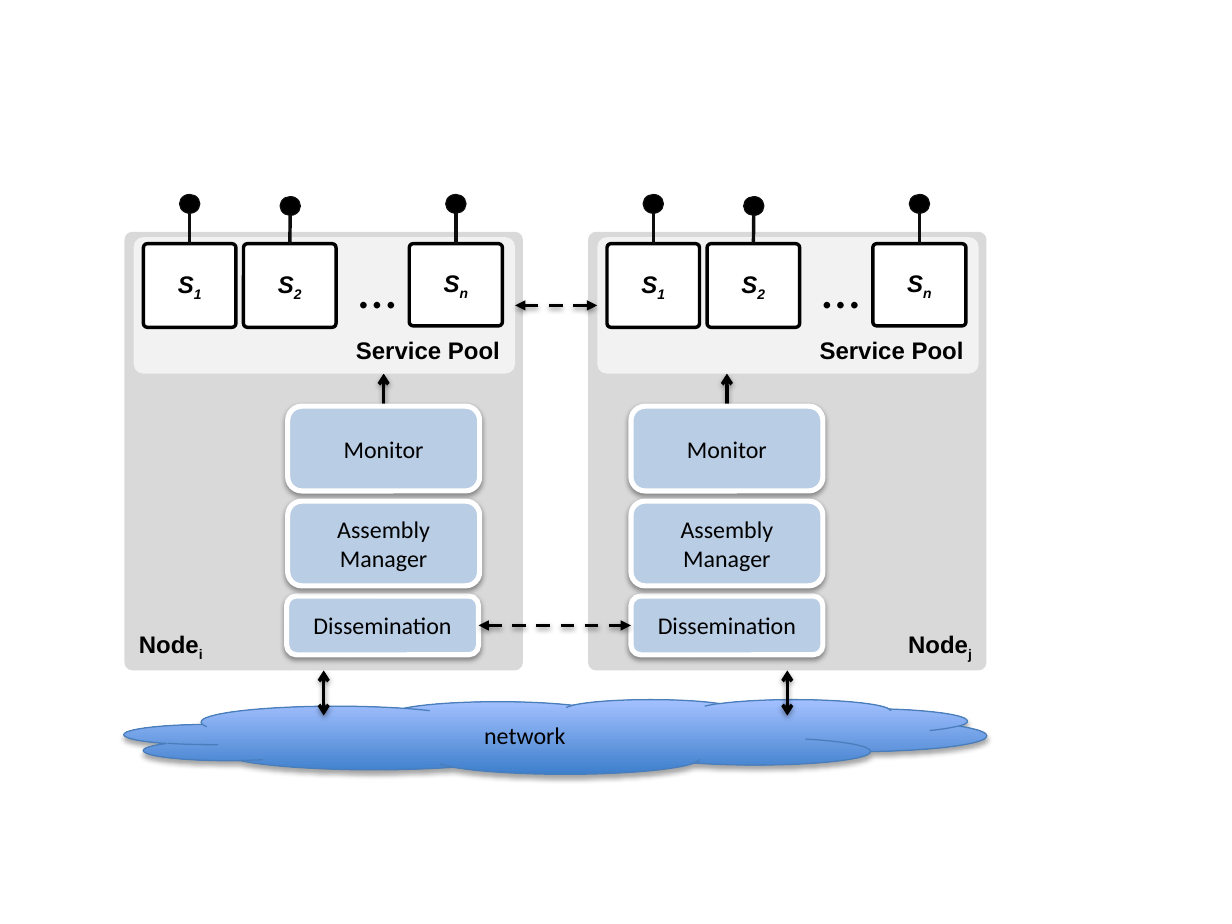
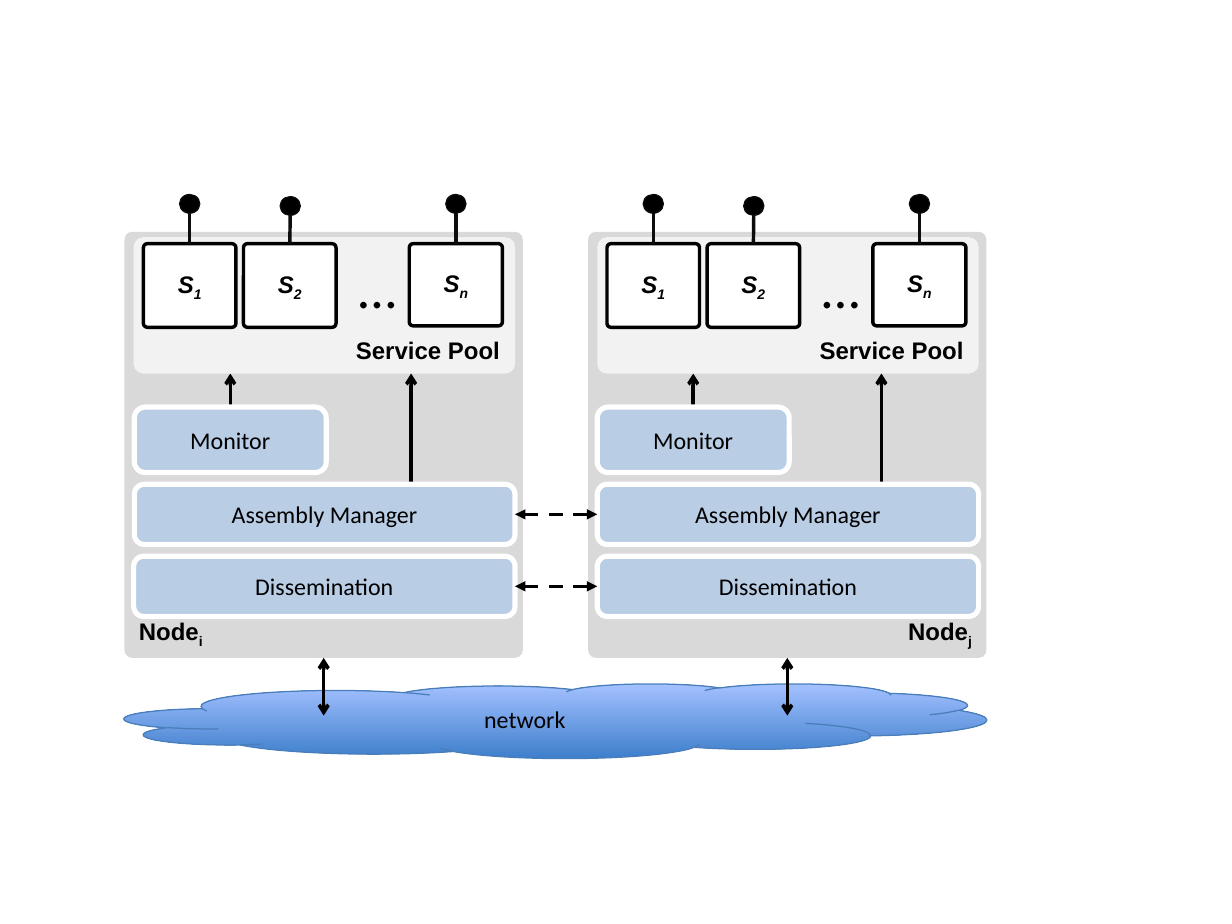
Before and after one commit to rmirandola/-ECSA-2020-Energy-aware-assembly, a slide deck: slide 1 of figures/figs-src.pptx. Drawn at 1232x924 pixels with LibreOffice and Linux fonts; fonts in the diff are those of the drawing. Boxes give left, top, right and bottom in pixels: in the first picture for what was removed or moved away, otherwise in the second. Text is boxed around its words. In the diff, an @@ line names an element or a change of style, - is before the commit and + after.

```diff
--- a/figures/figs-src.pptx
+++ b/figures/figs-src.pptx
@@ rounded rectangle "Nodei": place and size @@
-rounded rectangle "Nodei" at [124,232,522,670]
+rounded rectangle "Nodei" at [124,232,522,658]
@@ rounded rectangle "Nodej": place and size @@
-rounded rectangle "Nodej" at [588,232,986,670]
+rounded rectangle "Nodej" at [588,232,986,658]
@@ arrow moved from (383, 407) - (383, 373) to (230, 407) - (230, 373) @@
@@ arrow added from (411, 484) to (411, 373), #000000 2 pt @@
@@ arrow moved from (727, 407) - (727, 373) to (694, 407) - (694, 373) @@
@@ arrow added from (881, 484) to (881, 373), #000000 2 pt @@
@@ rounded rectangle "Monitor": place and size @@
-rounded rectangle "Monitor" at [288,407,480,492]
+rounded rectangle "Monitor" at [134,407,326,472]
@@ rounded rectangle "Monitor": place and size @@
-rounded rectangle "Monitor" at [631,407,823,492]
+rounded rectangle "Monitor" at [598,407,790,472]
@@ rounded rectangle "Assembly Manager": place and size @@
-rounded rectangle "Assembly Manager" at [288,501,480,586]
+rounded rectangle "Assembly Manager" at [134,484,515,545]
@@ shadow off in 7 elements at [124,684,987,759], [134,407,326,472], [134,556,516,616], [134,484,515,545], [598,407,790,472], [598,556,979,616], [598,484,979,545] @@
@@ rounded rectangle "Assembly Manager": place and size @@
-rounded rectangle "Assembly Manager" at [631,501,823,586]
+rounded rectangle "Assembly Manager" at [598,484,979,545]
@@ double arrow moved from (515, 306) - (598, 306) to (515, 515) - (598, 515) @@
@@ rounded rectangle "Dissemination": place and size @@
-rounded rectangle "Dissemination" at [287,596,479,655]
+rounded rectangle "Dissemination" at [134,556,516,616]
@@ rounded rectangle "Dissemination": place and size @@
-rounded rectangle "Dissemination" at [631,596,823,655]
+rounded rectangle "Dissemination" at [598,556,979,616]
@@ double arrow moved from (478, 626) - (631, 626) to (515, 586) - (598, 586) @@
@@ double arrow moved from (324, 716) - (324, 670) to (324, 716) - (324, 658) @@
@@ double arrow moved from (787, 716) - (787, 670) to (787, 716) - (787, 658) @@
@@ cloud "network": place and size @@
-cloud "network" at [124,700,987,775]
+cloud "network" at [124,684,987,759]
```
Also in this commit, not shown: 9 other files.
